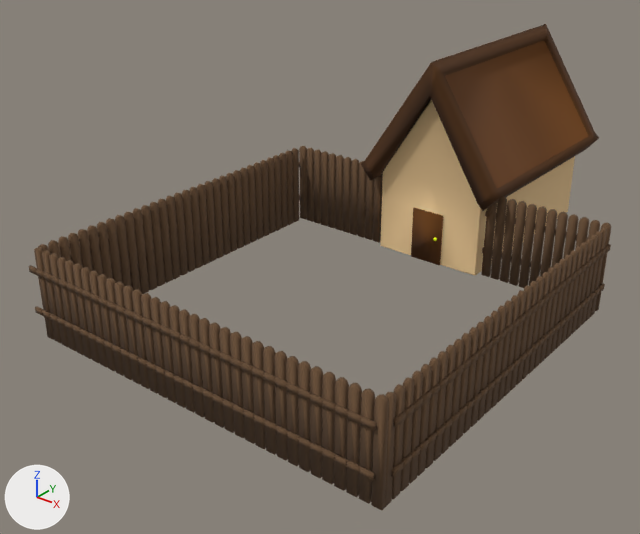
What one commit did to the Blender file Assets/House.blend.
Both versions are drawn from a 50 mm camera at (27.3, -52.0, 20.9) aimed at (-2.3, -15.0, -2.0). Lighting does not change. The marker at lower left points along +X, +Y and +Z. The older version comes first.

Names of what the first picture shows: 'Door.001', 'Fence.005', 'Fence.006', 'Fence.007', 'Fence.008', 'Fence.009', 'House'.
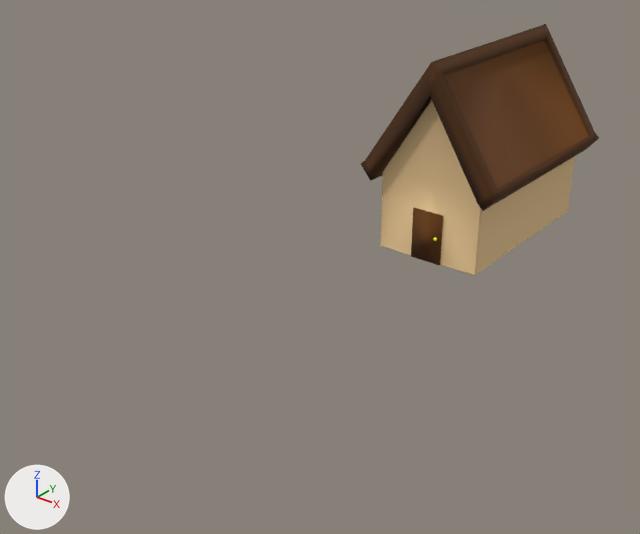
Commit message: started house scene

Pixel boxes (x1, y1, x2, y2) of what changed, in the pictures (640 x 534 px):
'Fence.009', hidden (brown): before (29, 247, 389, 511)
'Fence.007', hidden (brown): before (385, 227, 611, 507)
'Fence.005', hidden (brown): before (38, 148, 300, 294)
'Fence.008', hidden (brown): before (481, 196, 611, 311)
'Fence.006', hidden (brown): before (299, 146, 383, 243)

Patch to the scene script:
```diff
--- a/Assets/House.blend.py
+++ b/Assets/House.blend.py
@@ ob_fence_005 @@
 ob_fence_005.rotation_euler = (1.571, 0.0, 1.571)  # degrees (90, 0, 90)
+ob_fence_005.hide_set(True)
@@ ob_fence_006 @@
 ob_fence_006.rotation_euler = (1.571, 0.0, 6.283)  # degrees (90, 0, 360)
+ob_fence_006.hide_set(True)
@@ ob_fence_007 @@
 ob_fence_007.scale = (1.0, 1.0, -1.0)
+ob_fence_007.hide_set(True)
@@ ob_fence_008 @@
 ob_fence_008.scale = (-1.0, 1.0, 1.0)
+ob_fence_008.hide_set(True)
@@ ob_fence_009 @@
 ob_fence_009.rotation_euler = (1.571, 0.0, 3.142)  # degrees (90, 0, 180)
+ob_fence_009.hide_set(True)
```
